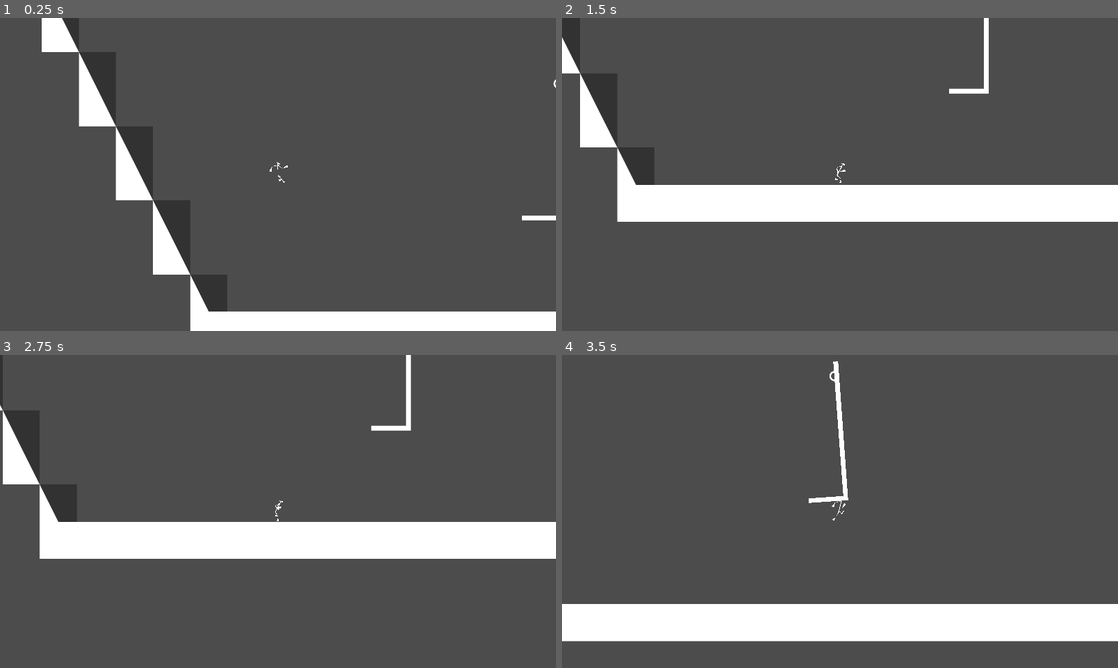
Above: before the commit, frames 1-4 (two rows, left to right).
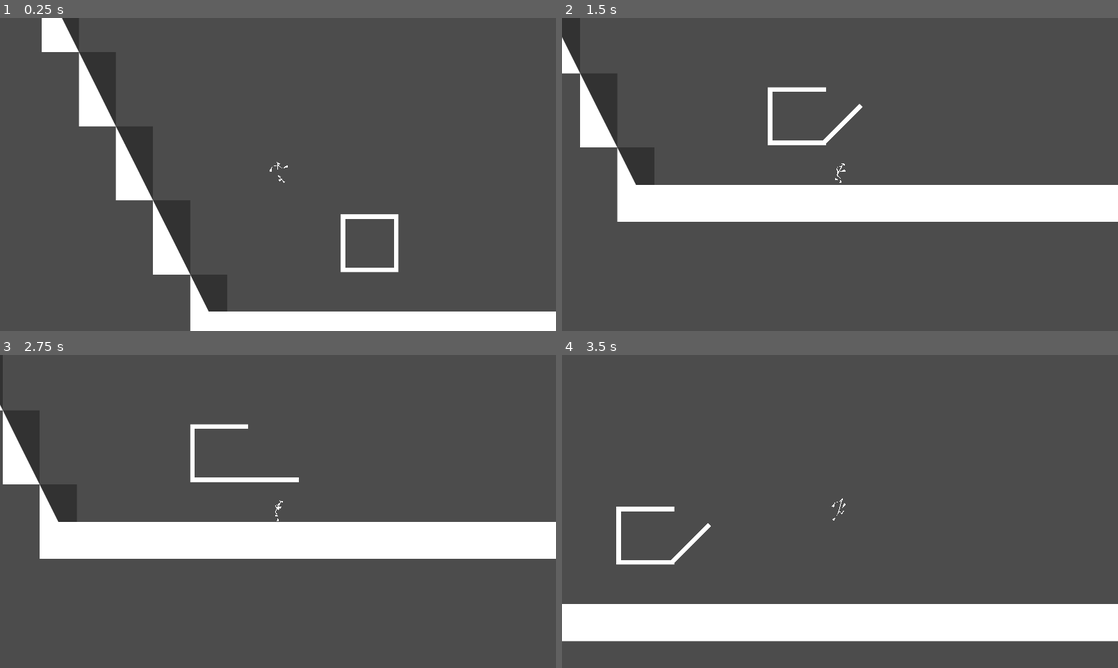
Above: after the commit, the same moments.

Repository: Luraktinus/EN_
Game: Godot game, scene res://Levels/9.tscn
Two runs of this game, one before a commit and one after it. Both use one fixed random seed, a clock stepped at 60 frames per second and the inputs below. This scene is started directly instead of the project's main scene.
Inputs:
- Up to frame 1 (0.25 s): no input
- Up to frame 2 (1.5 s): tap Enter at 0.5 s; hold Right (ui_right) 0.53-1.28 s; hold Left (ui_left) from 1.28 s (still down)
- Up to frame 3 (2.75 s): release Left (ui_left) at 2.03 s; hold Right (ui_right) from 2.03 s (still down)
- Up to frame 4 (3.5 s): release Right (ui_right) at 2.78 s; hold Up (ui_up) from 2.78 s (still down)

The runs differ from the first frame. In frame 1, 0.7% of the frame differs, in the area x 61-100%, y 19-82%; in frame 2, 0.9%; in frame 3, 1.0%; in frame 4, 1.1%, in the area x 9-52%, y 2-68%.

Commit message:
Elevator
Added an Elevator to Lvl 9

Diff:
--- a/Levels/9.tscn
+++ b/Levels/9.tscn
@@ -1,11 +1,11 @@
-[gd_scene load_steps=9 format=2]
+[gd_scene load_steps=8 format=2]
 
 [ext_resource path="res://TileSetSimpleNav_3.0.tres" type="TileSet" id=1]
 [ext_resource path="res://Entitys/Player.tscn" type="PackedScene" id=2]
 [ext_resource path="res://Entitys/platform.tscn" type="PackedScene" id=3]
-[ext_resource path="res://off.png" type="Texture" id=4]
-[ext_resource path="res://Enemies/GroundEnemy.tscn" type="PackedScene" id=5]
-[ext_resource path="res://Entitys/Goal.tscn" type="PackedScene" id=6]
+[ext_resource path="res://Enemies/GroundEnemy.tscn" type="PackedScene" id=4]
+[ext_resource path="res://Entitys/Goal.tscn" type="PackedScene" id=5]
+[ext_resource path="res://Levels/TweenElevator.gd" type="Script" id=6]
 
 [sub_resource type="GDScript" id=1]
 
@@ -30,12 +30,10 @@
 
 	"
 
-[sub_resource type="CircleShape2D" id=2]
-
-custom_solver_bias = 0.0
-radius = 8.43483
-
 [node name="9" type="Node2D"]
+__meta__ = {
+"_edit_vertical_guides_": [ 1336.0 ]
+}
 
 [node name="TileMap" type="TileMap" parent="."]
 mode = 0
@@ -93,59 +91,40 @@
 playback/speed = 1.0
 script = SubResource( 1 )
 
-[node name="PinJoint2D" type="PinJoint2D" parent="."]
-position = Vector2( 1912.98, 3949.12 )
-node_a = NodePath("../StaticBody2D")
-node_b = NodePath("../RigidBody2D")
-bias = 0.0
-disable_collision = true
-softness = 0.0
+[node name="GroundEnemy" parent="." instance=ExtResource( 4 )]
+position = Vector2( 5688, 4616 )
 
-[node name="StaticBody2D" type="StaticBody2D" parent="."]
-editor/display_folded = true
-position = Vector2( 1912.98, 3949.12 )
+[node name="Goal" parent="." instance=ExtResource( 5 )]
+position = Vector2( 22172.5, 4662.94 )
+
+[node name="Elevator" type="Node2D" parent="."]
+position = Vector2( 1264, 4496 )
+
+[node name="Tween" type="Tween" parent="Elevator"]
+repeat = false
+playback_process_mode = 1
+playback_speed = 1.0
+playback/active = false
+playback/repeat = false
+playback/speed = 1.0
+script = ExtResource( 6 )
+
+[node name="KinematicBody2D" type="KinematicBody2D" parent="Elevator"]
+position = Vector2( -32, 24 )
 input_pickable = false
 collision_layer = 1
 collision_mask = 1
-constant_linear_velocity = Vector2( 0, 0 )
-constant_angular_velocity = 0.0
-__meta__ = {
-"_edit_group_": true
-}
+collision/safe_margin = 0.08
+motion/sync_to_physics = false
 
-[node name="CollisionShape2D" type="CollisionShape2D" parent="StaticBody2D"]
-shape = SubResource( 2 )
+[node name="CollisionPolygon2D" type="CollisionPolygon2D" parent="Elevator/KinematicBody2D"]
+position = Vector2( -1336, -4544 )
+build_mode = 0
+polygon = PoolVector2Array( 1464, 4608, 1280, 4608, 1280, 4440, 1464, 4440, 1464, 4424, 1264, 4424, 1264, 4624, 1464, 4624 )
 
-[node name="Sprite" type="Sprite" parent="StaticBody2D"]
-scale = Vector2( 0.2, 0.2 )
-texture = ExtResource( 4 )
-
-[node name="RigidBody2D" type="RigidBody2D" parent="."]
-editor/display_folded = true
-position = Vector2( 1912.98, 4253.12 )
-input_pickable = false
-collision_layer = 1
-collision_mask = 1
-mode = 0
-mass = 1.0
-gravity_scale = 9.81
-custom_integrator = false
-continuous_cd = 0
-contacts_reported = 0
-contact_monitor = false
-sleeping = false
-can_sleep = true
-linear_velocity = Vector2( 0, 0 )
-linear_damp = 0.0
-angular_velocity = 0.0
-angular_damp = 0.0
-__meta__ = {
-"_edit_group_": true
-}
-
-[node name="Polygon2D" type="Polygon2D" parent="RigidBody2D"]
-position = Vector2( 0.800049, -304 )
-polygon = PoolVector2Array( 8, -8, -8, -8, -8, 456, -128, 456, -128, 472, 8, 472 )
+[node name="Polygon2D" type="Polygon2D" parent="Elevator/KinematicBody2D"]
+position = Vector2( -1336, -4544 )
+polygon = PoolVector2Array( 1464, 4624, 1464, 4608, 1280, 4608, 1280, 4440, 1464, 4440, 1464, 4424, 1264, 4424, 1264, 4624 )
 uv = PoolVector2Array(  )
 splits = PoolIntArray(  )
 color = Color( 1, 1, 1, 1 )
@@ -161,15 +140,35 @@
 invert_border = 100.0
 bones = [  ]
 
-[node name="CollisionPolygon2D" type="CollisionPolygon2D" parent="RigidBody2D"]
-position = Vector2( 0.800049, -304 )
+[node name="Door" type="KinematicBody2D" parent="Elevator"]
+position = Vector2( 88, 96 )
+input_pickable = false
+collision_layer = 1
+collision_mask = 1
+collision/safe_margin = 0.08
+motion/sync_to_physics = false
+
+[node name="CollisionPolygon2D" type="CollisionPolygon2D" parent="Elevator/Door"]
+position = Vector2( -1328, -4736 )
 build_mode = 0
-polygon = PoolVector2Array( 8, -8, -8, -8, -8, 456, -128, 456, -128, 472, 8, 472 )
+polygon = PoolVector2Array( 1336, 4736, 1320, 4736, 1320, 4552, 1336, 4552 )
 
-[node name="GroundEnemy" parent="." instance=ExtResource( 5 )]
-position = Vector2( 5688, 4616 )
-
-[node name="Goal" parent="." instance=ExtResource( 6 )]
-position = Vector2( 22172.5, 4662.94 )
+[node name="Polygon2D" type="Polygon2D" parent="Elevator/Door"]
+position = Vector2( -1328, -4736 )
+polygon = PoolVector2Array( 1336, 4736, 1320, 4736, 1320, 4552, 1336, 4552 )
+uv = PoolVector2Array(  )
+splits = PoolIntArray(  )
+color = Color( 1, 1, 1, 1 )
+vertex_colors = PoolColorArray(  )
+offset = Vector2( 0, 0 )
+antialiased = false
+texture = null
+texture_offset = Vector2( 0, 0 )
+texture_scale = Vector2( 1, 1 )
+texture_rotation_degrees = 0.0
+skeleton = NodePath("")
+invert_enable = false
+invert_border = 100.0
+bones = [  ]
 
 [connection signal="tween_completed" from="Platforms/Block5/Tween" to="Platforms/Block5/Tween" method="_on_Tween_tween_completed"]
--- /dev/null
+++ b/Levels/TweenElevator.gd
@@ -0,0 +1,23 @@
+extends Tween
+
+onready var elevator = $".."
+onready var door = $"../Door"
+
+var rotation = 90
+onready var esp = elevator.position
+var pc = Vector2(0,-1500)
+
+func _ready():
+	repeat = true
+	set_active(true)
+	interpolate_property(door, "rotation", 0, 0.5*PI, 1, Tween.TRANS_LINEAR, Tween.EASE_IN, 1)
+	interpolate_property(door, "rotation", 0.5*PI, 0, 1, Tween.TRANS_LINEAR, Tween.EASE_IN, 3)
+	interpolate_property(elevator, "position", esp, esp + pc, 5, Tween.TRANS_LINEAR, Tween.EASE_IN, 5)
+
+	interpolate_property(door, "rotation", 0, 0.5*PI, 1, Tween.TRANS_LINEAR, Tween.EASE_IN, 11)
+	interpolate_property(door, "rotation", 0.5*PI, 0, 1, Tween.TRANS_LINEAR, Tween.EASE_IN, 13)
+	interpolate_property(elevator, "position", esp + pc, esp, 5, Tween.TRANS_LINEAR, Tween.EASE_IN, 15)
+
+	start()
+
+	pass
